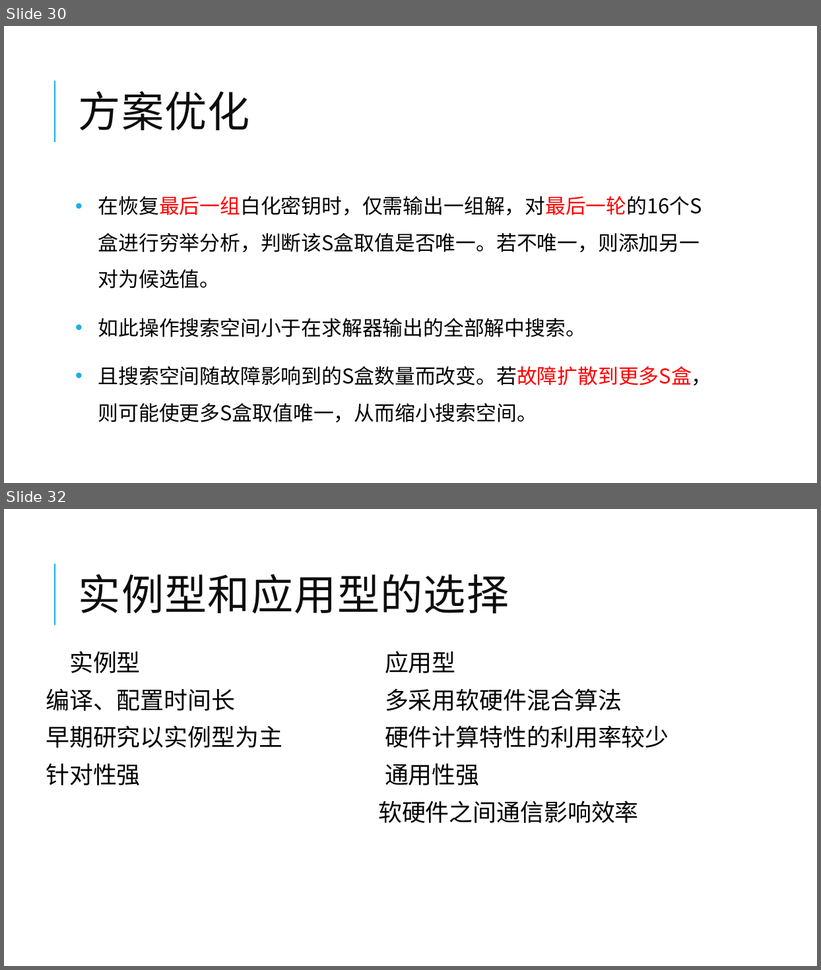
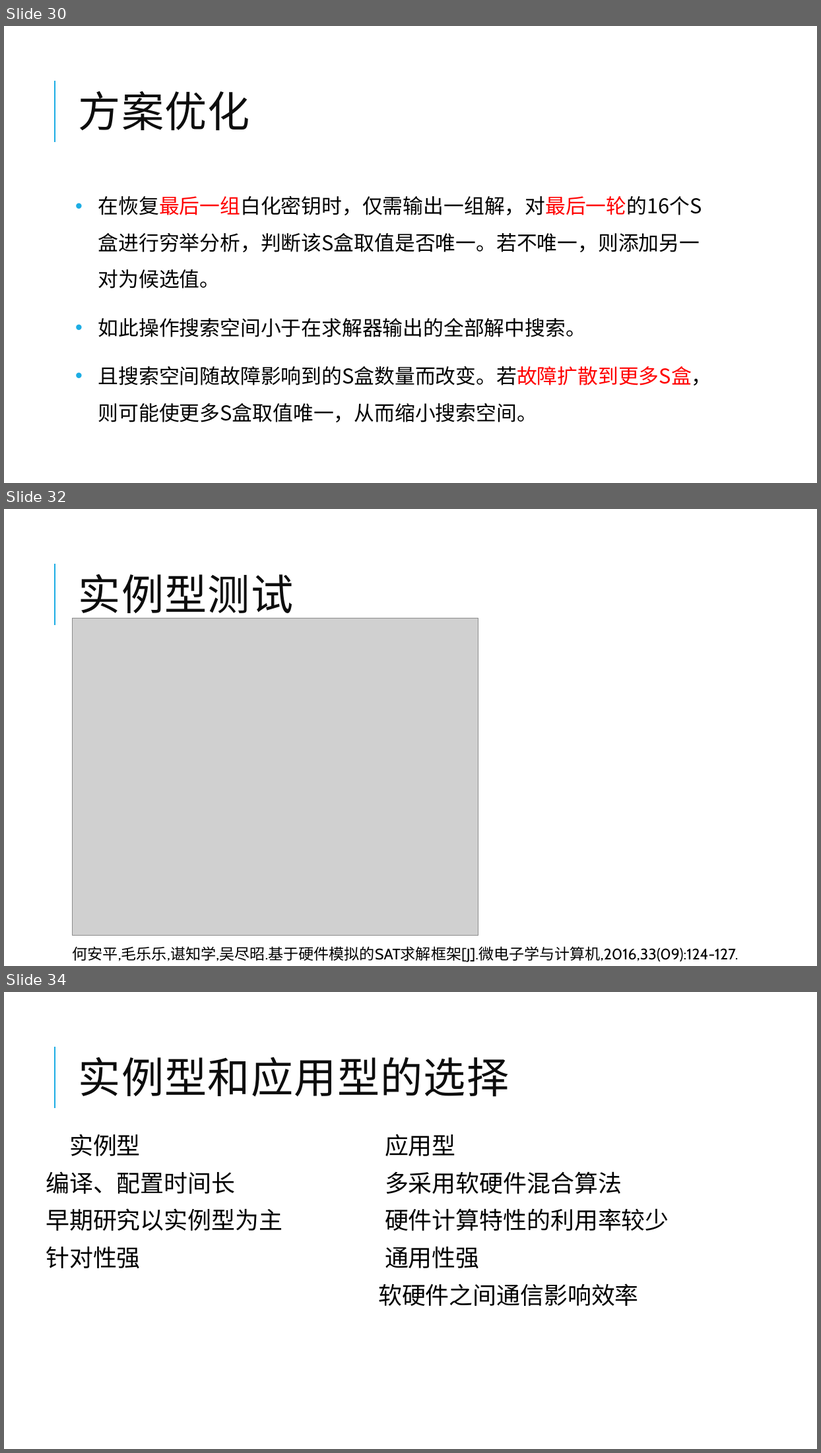
Before and after one commit to yberlin/hello-world, a slide deck: 数电/代数解析器与其密码学领域的应用.pptx. Shown one above the other, each under a label of ours: slides 30 and 32 before the commit, slides 30, 32 and 34 after it; the slides between them are not shown. The pictures are 821x970 and 821x1453 pixels, drawn with LibreOffice and Linux fonts; fonts in the diff are those of the drawing; grey boxes stand for pictures. Boxes give left, top, right and bottom in pixels: in the first picture for what was removed or moved away, otherwise in the second. Text is boxed around its words. In the diff, an @@ line names an element or a change of style, - is before the commit and + after.

```diff
--- a/数电/代数解析器与其密码学领域的应用.pptx
+++ b/数电/代数解析器与其密码学领域的应用.pptx
@@ slide 32 added at <box>4,509,817,966</box>, background #FFFFFF; not listed: 1 template element that a slide beside it also shows @@
@@ title added at <box>79,574,294,621</box>, 50 pt, text #0D0D0D @@
+实例型测试
@@ picture added at <box>73,618,479,936</box> @@
@@ text added at <box>72,947,738,962</box>, 18 pt, text #000000 @@
+何安平,毛乐乐,谌知学,吴尽昭.基于硬件模拟的SAT求解框架[J].微电子学与计算机,2016,33(09):124-127.
@@ what was slide 32 is now slide 34 @@
```
Also in this commit, not shown: 4 slides changed, 3 other slides added.
